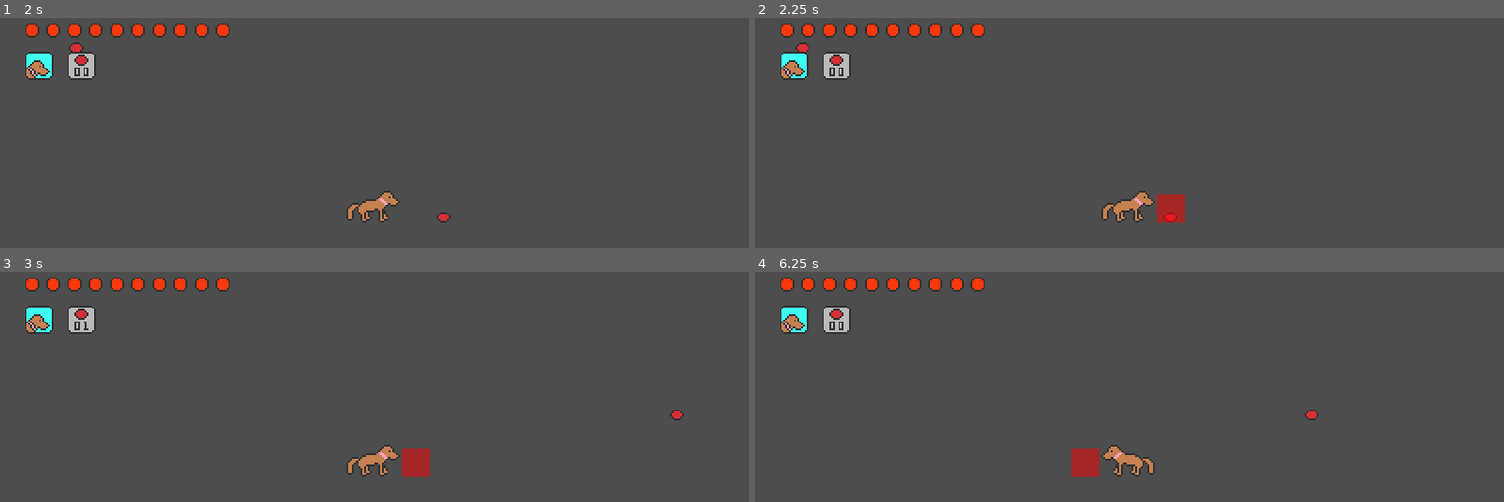
Above: before the commit, frames 1-4 (two rows, left to right).
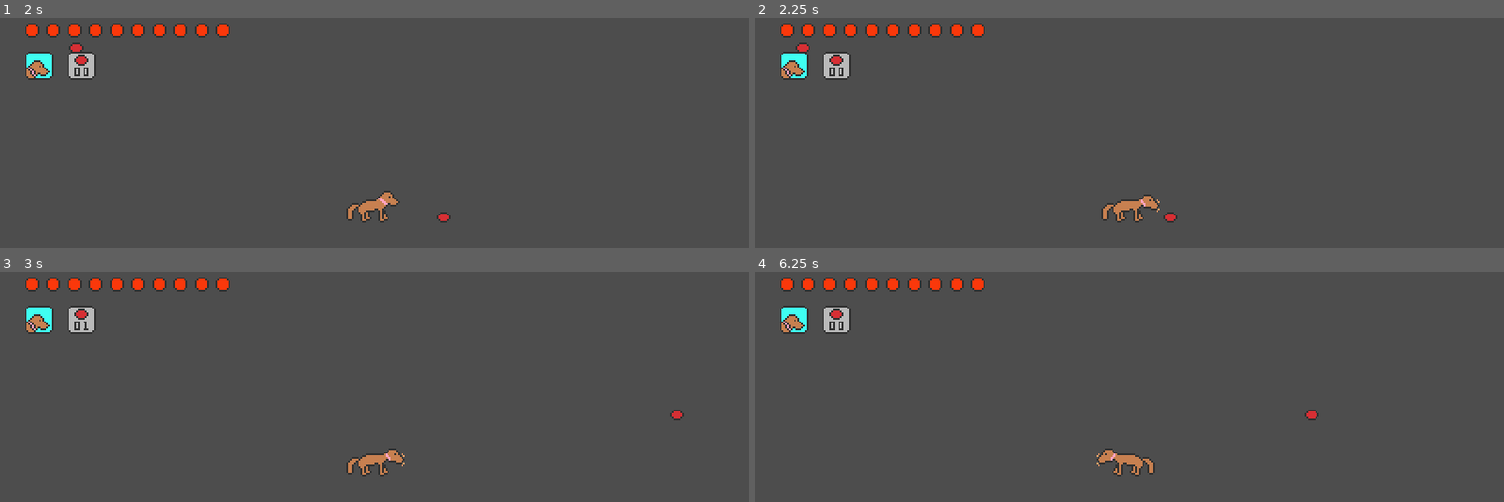
Above: after the commit, the same moments.

Repository: AmossGuy/The-Adventures-of-Gracie
Game: Godot game, scene res://menu.tscn
Same seed, same stepped clock (60 frames per second), same inputs: the game is played once before the commit and once after it.
Inputs (mouse positions are in pixels of both pictures, inside the frame that each line leads up to):
- Up to frame 1 (2 s): click "Level Select" at 0.5 s; click "Basic Test" at 1.25 s
- Up to frame 2 (2.25 s): tap Enter at 2 s; move the mouse to (1294, 185) at 2.02 s; hold Right (right) from 2.03 s (still down); tap X (attack) at 2.1 s; click (1294, 185) at 2.17 s
- Up to frame 3 (3 s): keep holding Right (right); tap Z (jump) at 2.27 s; move the mouse to (224, 481) at 2.77 s; tap X (attack) at 2.85 s
- Up to frame 4 (6.25 s): tap Z (jump) at 3.02, 4.52, 5.27, 6.02 s; move the mouse to (1204, 366) at 3.52 s; release Right (right) at 3.53 s; hold Left (left) 3.53-4.28 s; tap Space (switch) at 3.6, 5.85 s; tap X (attack) at 3.8, 4.35, 5.1, 6.05 s; move the mouse to (outside the picture) at 4.27 s; hold Right (right) 4.28-5.78 s; click (outside the picture) at 4.42 s; move the mouse to (outside the picture) at 5.02 s; move the mouse to (904, 396) at 5.77 s; hold Left (left) from 5.78 s (still down)

Frame 1 is identical in both runs. In frame 2, 0.6% of the frame differs, in the area x 50-58%, y 75-89%; in frame 3, 0.6%; in frame 4, 0.6%.

Commit message:
add bite animation

Diff:
--- a/misc/dog_bite_hurtbox.tscn
+++ b/misc/dog_bite_hurtbox.tscn
@@ -20,8 +20,4 @@
 one_shot = true
 autostart = true
 
-[node name="Polygon2D" type="Polygon2D" parent="."]
-color = Color(1, 0, 0, 0.5)
-polygon = PackedVector2Array(16, 0, 32, 0, 32, -16, 16, -16)
-
 [connection signal="timeout" from="Timer" to="." method="_on_timer_timeout"]
--- /dev/null
+++ b/misc/dog_sprite.gd
@@ -0,0 +1,8 @@
+extends Node2D
+
+func _on_animation_player_animation_finished(anim_name: StringName) -> void:
+	match anim_name:
+		"bite_windup":
+			$AnimationPlayer.play("bite")
+		"bite":
+			$AnimationPlayer.play("stand")
--- a/objects/dog.gd
+++ b/objects/dog.gd
@@ -31,13 +31,13 @@
 		var interval := FLASH_INTERVAL
 		if invulnerability_timer <= INVULNERABILITY_TIME / 5:
 			interval /= 2
-		$Sprite2D.visible = fmod(invulnerability_timer, interval * 2) >= interval
+		$sprite.visible = fmod(invulnerability_timer, interval * 2) >= interval
 		invulnerability_timer -= delta
 		invulnerability_timer = max(invulnerability_timer, 0)
 	elif not state in [State.HURT, State.OOFED]:
-		$Sprite2D.visible = true
+		$sprite.visible = true
 		if %hitbox.has_overlapping_areas():
-			velocity.x = -$Sprite2D.scale.x * KNOCKBACK_FORCE_H
+			velocity.x = -$sprite.scale.x * KNOCKBACK_FORCE_H
 			velocity.y = -KNOCKBACK_FORCE_V
 			$health.health -= 1
 			if $health.health <= 0:
@@ -73,10 +73,12 @@
 			$attacks.f_ammo -= 1
 			var frisbee: Node2D = load("res://objects/frisbee.tscn").instantiate()
 			frisbee.global_position = frisbee_sprite.global_position + Vector2(0, 2)
-			frisbee.velocity = Vector2(THROW_POWER * $Sprite2D.scale.x, -THROW_POWER)
+			frisbee.velocity = Vector2(THROW_POWER * $sprite.scale.x, -THROW_POWER)
 			get_parent().add_child(frisbee)
 		elif $attacks.selection == 0:
 			%bite_hitbox.create_instance()
+			%AnimationPlayer.stop()
+			%AnimationPlayer.play("bite")
 
 		frisbee_sprite.visible = $attacks.selection == 1 and $attacks.f_ammo > 0
 
@@ -121,9 +123,9 @@
 
 	if state in [State.GROUND, State.JUMP, State.FALL]:
 		if velocity.x < 0:
-			$Sprite2D.scale.x = -1
+			$sprite.scale.x = -1
 		elif velocity.x > 0:
-			$Sprite2D.scale.x = 1
+			$sprite.scale.x = 1
 
 	move_and_slide()
 
--- a/objects/dog.tscn
+++ b/objects/dog.tscn
@@ -1,11 +1,276 @@
-[gd_scene load_steps=10 format=3 uid="uid://iqcxisnp2jie"]
+[gd_scene load_steps=17 format=3 uid="uid://iqcxisnp2jie"]
 
 [ext_resource type="Texture2D" uid="uid://dxpmyvvw6sf06" path="res://sprites/gracie.webp" id="1"]
 [ext_resource type="Script" path="res://objects/dog.gd" id="2"]
+[ext_resource type="Script" path="res://misc/dog_sprite.gd" id="2_xfirs"]
 [ext_resource type="Texture2D" uid="uid://c3dgfv1nnc8i5" path="res://sprites/frisbee.webp" id="3"]
 [ext_resource type="PackedScene" path="res://hud.tscn" id="4"]
+[ext_resource type="Texture2D" uid="uid://dn17oxsgfnlg2" path="res://sprites/gracie_bite.png" id="4_w15t0"]
 [ext_resource type="Script" path="res://health.gd" id="5"]
 [ext_resource type="Script" path="res://dog_attacks.gd" id="6"]
+
+[sub_resource type="Animation" id="Animation_v6rjp"]
+length = 0.001
+tracks/0/type = "value"
+tracks/0/imported = false
+tracks/0/enabled = true
+tracks/0/path = NodePath("Sprite2D:texture")
+tracks/0/interp = 1
+tracks/0/loop_wrap = true
+tracks/0/keys = {
+"times": PackedFloat32Array(0),
+"transitions": PackedFloat32Array(1),
+"update": 1,
+"values": [ExtResource("1")]
+}
+tracks/1/type = "value"
+tracks/1/imported = false
+tracks/1/enabled = true
+tracks/1/path = NodePath("Sprite2D:offset")
+tracks/1/interp = 1
+tracks/1/loop_wrap = true
+tracks/1/keys = {
+"times": PackedFloat32Array(0),
+"transitions": PackedFloat32Array(1),
+"update": 0,
+"values": [Vector2(-16, -24)]
+}
+tracks/2/type = "value"
+tracks/2/imported = false
+tracks/2/enabled = true
+tracks/2/path = NodePath("Sprite2D:hframes")
+tracks/2/interp = 1
+tracks/2/loop_wrap = true
+tracks/2/keys = {
+"times": PackedFloat32Array(0),
+"transitions": PackedFloat32Array(1),
+"update": 1,
+"values": [1]
+}
+tracks/3/type = "value"
+tracks/3/imported = false
+tracks/3/enabled = true
+tracks/3/path = NodePath("Sprite2D:vframes")
+tracks/3/interp = 1
+tracks/3/loop_wrap = true
+tracks/3/keys = {
+"times": PackedFloat32Array(0),
+"transitions": PackedFloat32Array(1),
+"update": 1,
+"values": [1]
+}
+tracks/4/type = "value"
+tracks/4/imported = false
+tracks/4/enabled = true
+tracks/4/path = NodePath("Sprite2D:frame")
+tracks/4/interp = 1
+tracks/4/loop_wrap = true
+tracks/4/keys = {
+"times": PackedFloat32Array(0),
+"transitions": PackedFloat32Array(1),
+"update": 1,
+"values": [0]
+}
+
+[sub_resource type="Animation" id="Animation_lx10b"]
+resource_name = "bite"
+length = 0.3
+tracks/0/type = "value"
+tracks/0/imported = false
+tracks/0/enabled = true
+tracks/0/path = NodePath("Sprite2D:texture")
+tracks/0/interp = 1
+tracks/0/loop_wrap = true
+tracks/0/keys = {
+"times": PackedFloat32Array(0),
+"transitions": PackedFloat32Array(1),
+"update": 1,
+"values": [ExtResource("4_w15t0")]
+}
+tracks/1/type = "value"
+tracks/1/imported = false
+tracks/1/enabled = true
+tracks/1/path = NodePath("Sprite2D:offset")
+tracks/1/interp = 1
+tracks/1/loop_wrap = true
+tracks/1/keys = {
+"times": PackedFloat32Array(0),
+"transitions": PackedFloat32Array(1),
+"update": 0,
+"values": [Vector2(-16, -24)]
+}
+tracks/2/type = "value"
+tracks/2/imported = false
+tracks/2/enabled = true
+tracks/2/path = NodePath("Sprite2D:hframes")
+tracks/2/interp = 1
+tracks/2/loop_wrap = true
+tracks/2/keys = {
+"times": PackedFloat32Array(0),
+"transitions": PackedFloat32Array(1),
+"update": 1,
+"values": [1]
+}
+tracks/3/type = "value"
+tracks/3/imported = false
+tracks/3/enabled = true
+tracks/3/path = NodePath("Sprite2D:vframes")
+tracks/3/interp = 1
+tracks/3/loop_wrap = true
+tracks/3/keys = {
+"times": PackedFloat32Array(0),
+"transitions": PackedFloat32Array(1),
+"update": 1,
+"values": [6]
+}
+tracks/4/type = "value"
+tracks/4/imported = false
+tracks/4/enabled = true
+tracks/4/path = NodePath("Sprite2D:frame")
+tracks/4/interp = 1
+tracks/4/loop_wrap = true
+tracks/4/keys = {
+"times": PackedFloat32Array(0, 0.1, 0.2),
+"transitions": PackedFloat32Array(1, 1, 1),
+"update": 1,
+"values": [2, 3, 5]
+}
+
+[sub_resource type="Animation" id="Animation_fpclu"]
+resource_name = "bite_windup"
+length = 0.2
+tracks/0/type = "value"
+tracks/0/imported = false
+tracks/0/enabled = true
+tracks/0/path = NodePath("Sprite2D:texture")
+tracks/0/interp = 1
+tracks/0/loop_wrap = true
+tracks/0/keys = {
+"times": PackedFloat32Array(0),
+"transitions": PackedFloat32Array(1),
+"update": 1,
+"values": [ExtResource("4_w15t0")]
+}
+tracks/1/type = "value"
+tracks/1/imported = false
+tracks/1/enabled = true
+tracks/1/path = NodePath("Sprite2D:offset")
+tracks/1/interp = 1
+tracks/1/loop_wrap = true
+tracks/1/keys = {
+"times": PackedFloat32Array(0),
+"transitions": PackedFloat32Array(1),
+"update": 0,
+"values": [Vector2(-16, -24)]
+}
+tracks/2/type = "value"
+tracks/2/imported = false
+tracks/2/enabled = true
+tracks/2/path = NodePath("Sprite2D:hframes")
+tracks/2/interp = 1
+tracks/2/loop_wrap = true
+tracks/2/keys = {
+"times": PackedFloat32Array(0),
+"transitions": PackedFloat32Array(1),
+"update": 1,
+"values": [1]
+}
+tracks/3/type = "value"
+tracks/3/imported = false
+tracks/3/enabled = true
+tracks/3/path = NodePath("Sprite2D:vframes")
+tracks/3/interp = 1
+tracks/3/loop_wrap = true
+tracks/3/keys = {
+"times": PackedFloat32Array(0),
+"transitions": PackedFloat32Array(1),
+"update": 1,
+"values": [6]
+}
+tracks/4/type = "value"
+tracks/4/imported = false
+tracks/4/enabled = true
+tracks/4/path = NodePath("Sprite2D:frame")
+tracks/4/interp = 1
+tracks/4/loop_wrap = true
+tracks/4/keys = {
+"times": PackedFloat32Array(0, 0.1),
+"transitions": PackedFloat32Array(1, 1),
+"update": 1,
+"values": [0, 1]
+}
+
+[sub_resource type="Animation" id="Animation_7hxwc"]
+resource_name = "stand"
+length = 0.001
+tracks/0/type = "value"
+tracks/0/imported = false
+tracks/0/enabled = true
+tracks/0/path = NodePath("Sprite2D:texture")
+tracks/0/interp = 1
+tracks/0/loop_wrap = true
+tracks/0/keys = {
+"times": PackedFloat32Array(0),
+"transitions": PackedFloat32Array(1),
+"update": 1,
+"values": [ExtResource("1")]
+}
+tracks/1/type = "value"
+tracks/1/imported = false
+tracks/1/enabled = true
+tracks/1/path = NodePath("Sprite2D:offset")
+tracks/1/interp = 1
+tracks/1/loop_wrap = true
+tracks/1/keys = {
+"times": PackedFloat32Array(0),
+"transitions": PackedFloat32Array(1),
+"update": 0,
+"values": [Vector2(-16, -24)]
+}
+tracks/2/type = "value"
+tracks/2/imported = false
+tracks/2/enabled = true
+tracks/2/path = NodePath("Sprite2D:hframes")
+tracks/2/interp = 1
+tracks/2/loop_wrap = true
+tracks/2/keys = {
+"times": PackedFloat32Array(0),
+"transitions": PackedFloat32Array(1),
+"update": 1,
+"values": [1]
+}
+tracks/3/type = "value"
+tracks/3/imported = false
+tracks/3/enabled = true
+tracks/3/path = NodePath("Sprite2D:vframes")
+tracks/3/interp = 1
+tracks/3/loop_wrap = true
+tracks/3/keys = {
+"times": PackedFloat32Array(0),
+"transitions": PackedFloat32Array(1),
+"update": 1,
+"values": [1]
+}
+tracks/4/type = "value"
+tracks/4/imported = false
+tracks/4/enabled = true
+tracks/4/path = NodePath("Sprite2D:frame")
+tracks/4/interp = 1
+tracks/4/loop_wrap = true
+tracks/4/keys = {
+"times": PackedFloat32Array(0),
+"transitions": PackedFloat32Array(1),
+"update": 1,
+"values": [0]
+}
+
+[sub_resource type="AnimationLibrary" id="AnimationLibrary_bnf2h"]
+_data = {
+"RESET": SubResource("Animation_v6rjp"),
+"bite": SubResource("Animation_lx10b"),
+"bite_windup": SubResource("Animation_fpclu"),
+"stand": SubResource("Animation_7hxwc")
+}
 
 [sub_resource type="RectangleShape2D" id="1"]
 size = Vector2(24, 14)
@@ -23,21 +288,31 @@
 floor_snap_length = 4.0
 script = ExtResource("2")
 
-[node name="Sprite2D" type="Sprite2D" parent="."]
+[node name="sprite" type="Node2D" parent="."]
+script = ExtResource("2_xfirs")
+
+[node name="AnimationPlayer" type="AnimationPlayer" parent="sprite"]
+unique_name_in_owner = true
+libraries = {
+"": SubResource("AnimationLibrary_bnf2h")
+}
+
+[node name="Sprite2D" type="Sprite2D" parent="sprite"]
 position = Vector2(0, 1)
 texture = ExtResource("1")
 centered = false
 offset = Vector2(-16, -24)
 
-[node name="frisbee_sprite" type="Sprite2D" parent="Sprite2D"]
+[node name="frisbee_sprite" type="Sprite2D" parent="sprite"]
 unique_name_in_owner = true
 visible = false
 show_behind_parent = true
-position = Vector2(13, -9)
+position = Vector2(13, -8)
 texture = ExtResource("3")
 
-[node name="bite_hitbox" parent="Sprite2D" instance_placeholder="res://misc/dog_bite_hurtbox.tscn"]
-unique_name_in_owner = true
+[node name="bite_hitbox" parent="sprite" instance_placeholder="res://misc/dog_bite_hurtbox.tscn"]
+unique_name_in_owner = true
+position = Vector2(0, 1)
 
 [node name="CollisionShape2D" type="CollisionShape2D" parent="."]
 position = Vector2(0, -7)
@@ -67,11 +342,13 @@
 collision_mask = 2
 
 [node name="CollisionShape2D" type="CollisionShape2D" parent="grab_area"]
+visible = false
 position = Vector2(0, -7)
 shape = SubResource("2")
 
 [node name="attacks" type="Node" parent="."]
 script = ExtResource("6")
 
+[connection signal="animation_finished" from="sprite/AnimationPlayer" to="sprite" method="_on_animation_player_animation_finished" flags=18]
 [connection signal="health_changed" from="health" to="hud" method="update_health"]
 [connection signal="attackstatus_changed" from="attacks" to="hud" method="update_attackstatus"]
Binary file added: sprites/gracie_bite.png
Not shown, added: sprites/gracie_bite.png.import
Not shown, added: sprites/gracie_bite.pxo
